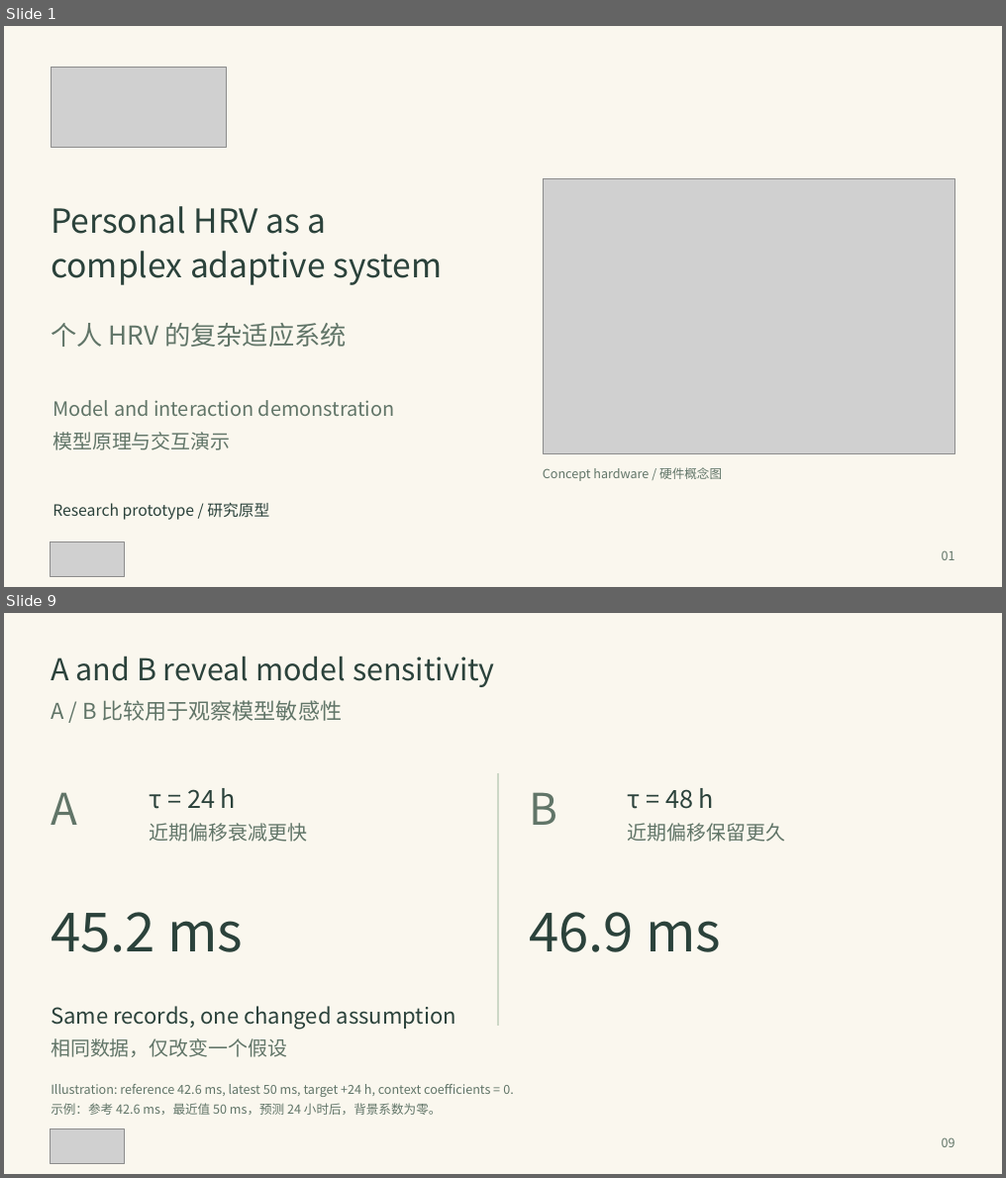
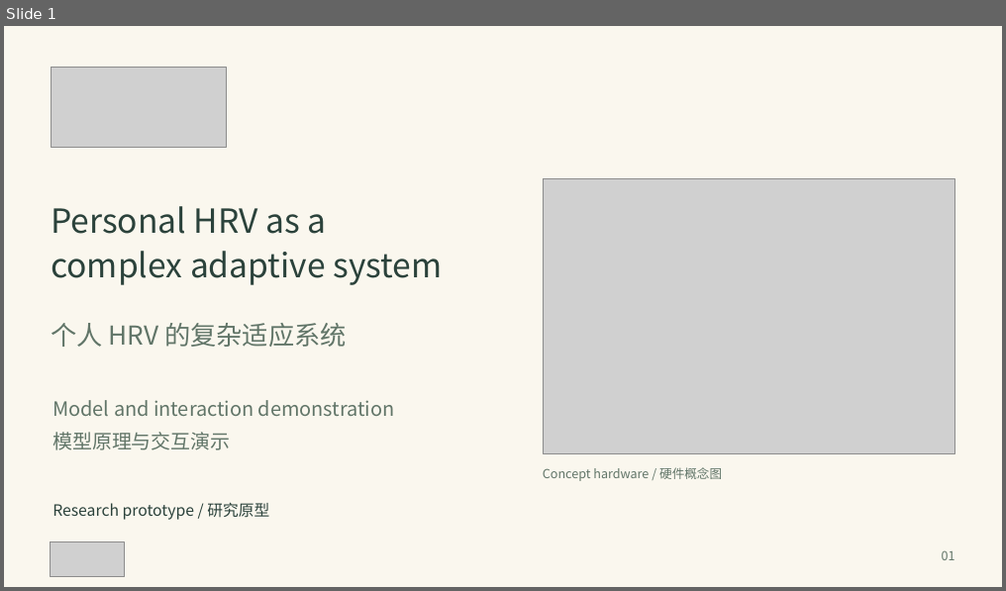
Before and after one commit to DiamondCao1996/mond-phone-preview, a slide deck: docs/demo/MOND_Adaptive_System_EN_ZH.pptx. Shown one above the other, each under a label of ours: slides 1 and 9 before the commit, slide 1 after it; the slides between them are not shown. The pictures are 1006x1178 and 1006x591 pixels, drawn with LibreOffice and Linux fonts; fonts in the diff are those of the drawing; grey boxes stand for pictures. Boxes give left, top, right and bottom in pixels: in the first picture for what was removed or moved away, otherwise in the second. Text is boxed around its words. In the diff, an @@ line names an element or a change of style, - is before the commit and + after.

Commit message:
Condense bilingual model deck and add linked paper references

```diff
--- a/docs/demo/MOND_Adaptive_System_EN_ZH.pptx
+++ b/docs/demo/MOND_Adaptive_System_EN_ZH.pptx
@@ slide 9 removed at (4,613,1002,1174), background #FAF7EE @@
@@ text removed at (51,656,495,687) @@
-A and B reveal model sensitivity
@@ text removed at (51,700,343,721) @@
-A / B 比较用于观察模型敏感性
@@ text removed at (150,788,236,809) @@
-τ = 24 h
@@ line removed from (498, 773) to (498, 1026) @@
@@ text removed at (628,788,714,809) @@
-τ = 48 h
@@ text removed at (51,792,77,825) @@
-A
@@ text removed at (529,792,557,825) @@
-B
@@ text removed at (150,823,307,842) @@
-近期偏移衰减更快
@@ text removed at (628,823,785,842) @@
-近期偏移保留更久
@@ text removed at (51,912,243,953) @@
-45.2 ms
@@ text removed at (529,912,721,953) @@
-46.9 ms
@@ text removed at (51,1006,456,1030) @@
-Same records, one changed assumption
@@ text removed at (51,1039,287,1058) @@
-相同数据，仅改变一个假设
@@ text removed at (51,1084,513,1097) @@
-Illustration: reference 42.6 ms, latest 50 ms, target +24 h, context coefficients = 0.
@@ text removed at (51,1103,441,1115) @@
-示例：参考 42.6 ms，最近值 50 ms，预测 24 小时后，背景系数为零。
@@ picture removed at (50,1130,125,1164) @@
@@ text removed at (942,1138,955,1148) @@
-09
```
Also in this commit, not shown: 6 slides changed, 1 slide added, 4 other slides removed, 2 other files.
